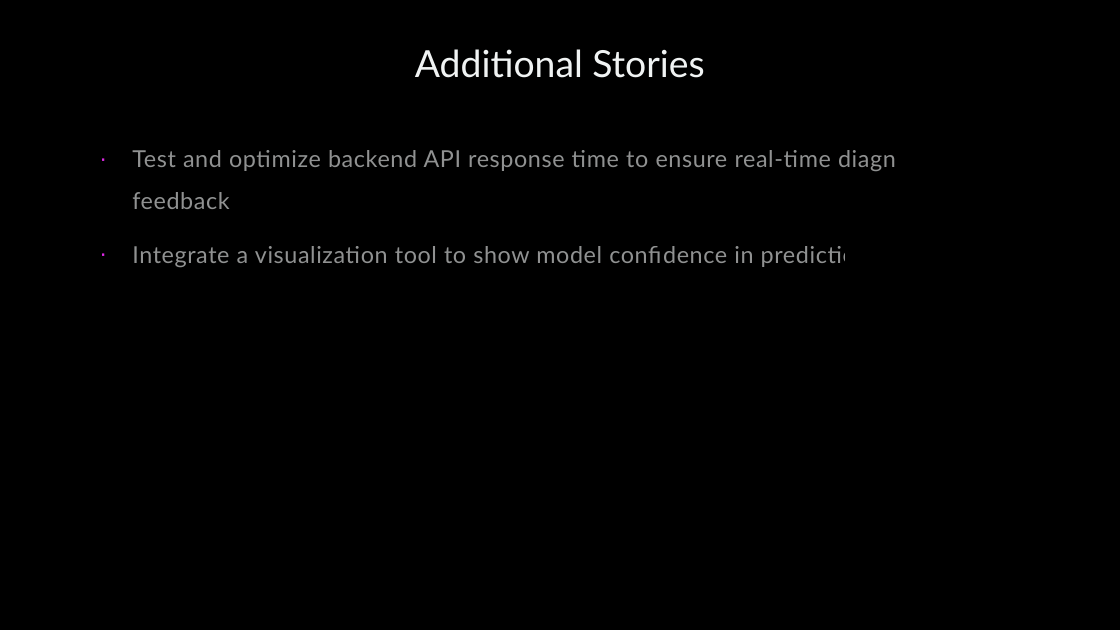
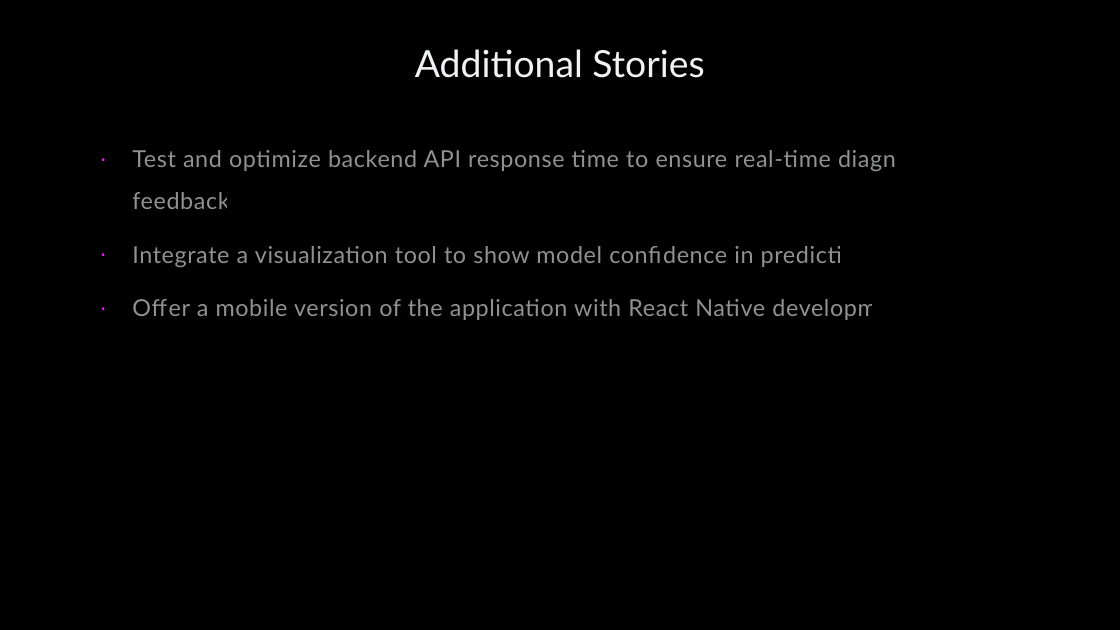
Before and after one commit to Yash-Gangani/Skin-Cancer-Detection-App, a slide deck: slide 5 of project-docs/Sprint-1-Presentation.pptx. Drawn at 1120x630 pixels with LibreOffice and Linux fonts; fonts in the diff are those of the drawing. Boxes give left, top, right and bottom in pixels: in the first picture for what was removed or moved away, otherwise in the second. Text is boxed around its words. In the diff, an @@ line names an element or a change of style, - is before the commit and + after.

```diff
--- a/project-docs/Sprint-1-Presentation.pptx
+++ b/project-docs/Sprint-1-Presentation.pptx
@@ text at [132,150,937,320]: text changed @@
-· Test and optimize backend API response time to ensure real-time diagnosis feedback.
-· Integrate a visualization tool to show model confidence in predictions.
+· Test and optimize backend API response time to ensure real-time diagnosis feedback
+· Integrate a visualization tool to show model confidence in predictions
+· Offer a mobile version of the application with React Native development
```
Also in this commit, not shown: 4 other slides changed.
